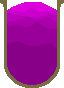
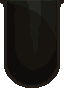
Layered file, before and after one edit (64×88). Changes by layer:
renamed "Background" to "Material", hid it over [0, 0, 64, 88]
added group "Background group" with 3 layers over [0, 0, 64, 88]
added layer "Background edge" in group "Background group" over [0, 0, 64, 88]
added layer "Background" in group "Background group" over [7, 0, 57, 85]
